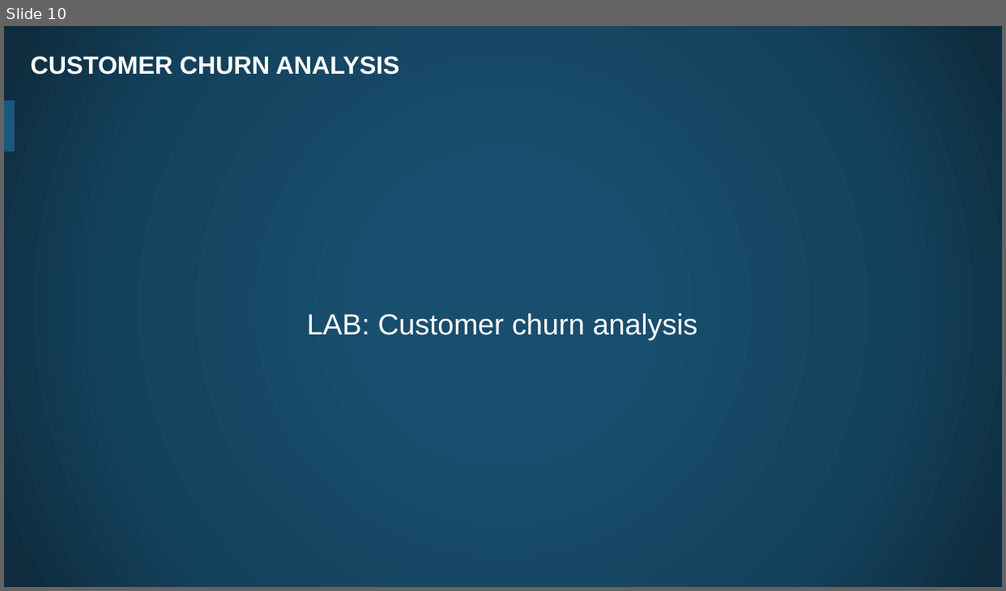
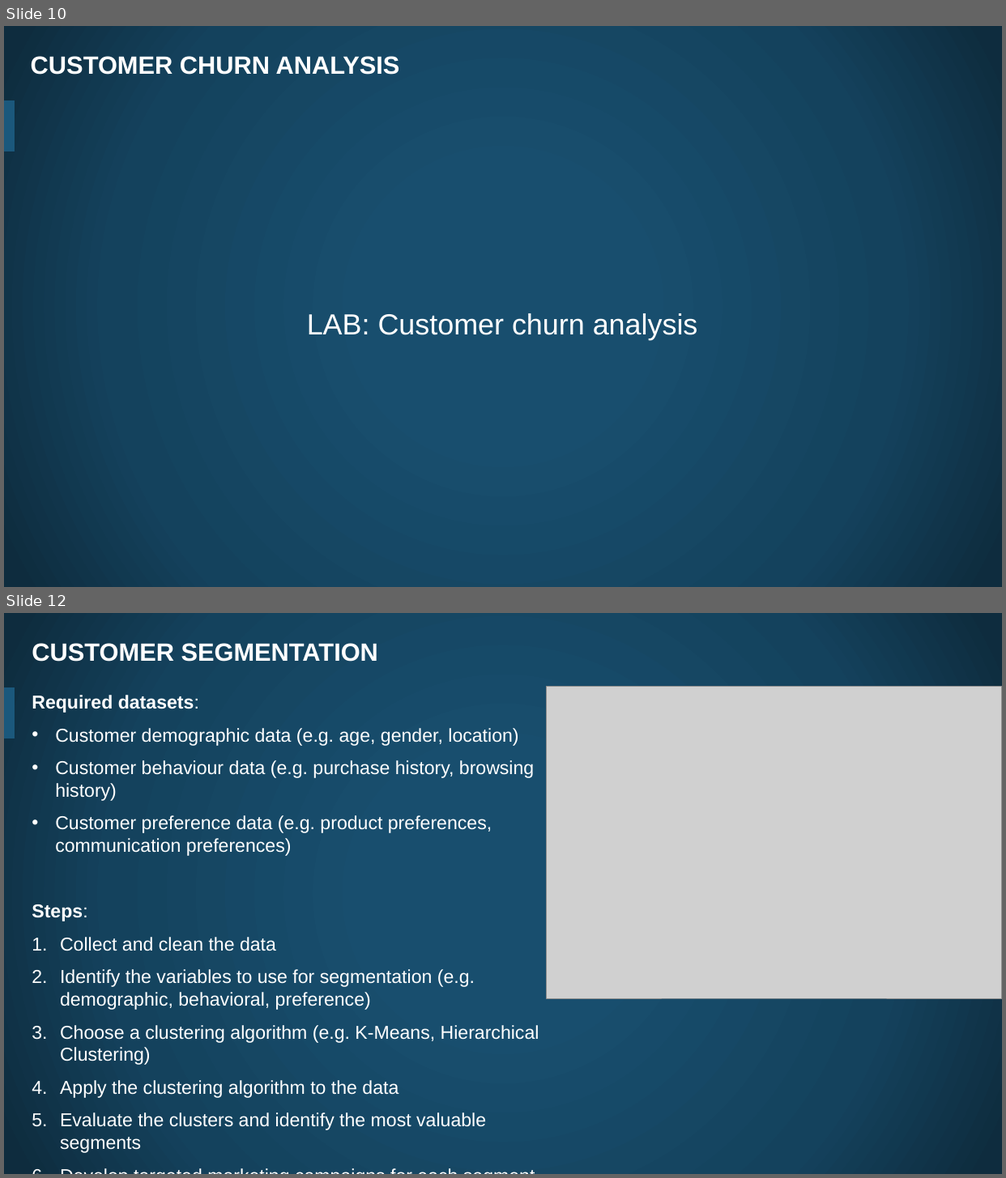
Before and after one commit to thehn/data-analytics-with-spark, a slide deck: slides/06. Spark Machine Learning - Labs Practice.pptx. Shown one above the other, each under a label of ours: slide 10 before the commit, slides 10 and 12 after it; the slides between them are not shown. The pictures are 1006x591 and 1006x1178 pixels, drawn with LibreOffice and Linux fonts; fonts in the diff are those of the drawing; grey boxes stand for pictures; background and template pictures are left out. Boxes give left, top, right and bottom in pixels: in the first picture for what was removed or moved away, otherwise in the second. Text is boxed around its words. In the diff, an @@ line names an element or a change of style, - is before the commit and + after.

```diff
--- a/slides/06. Spark Machine Learning - Labs Practice.pptx
+++ b/slides/06. Spark Machine Learning - Labs Practice.pptx
@@ slide 12 added at (4,613,1002,1174), background picture (left out); not listed: 1 template element that a slide beside it also shows @@
@@ title added at (32,643,378,662), 24 pt, text #FFFFFF, bold @@
+CUSTOMER SEGMENTATION
@@ text added at (32,695,539,1153), 18 pt, text #FFFFFF @@
+Required datasets:
+• Customer demographic data (e.g. age, gender, location)
+• Customer behaviour data (e.g. purchase history, browsing history)
+• Customer preference data (e.g. product preferences, communication preferences)
+Steps:
+1. Collect and clean the data
+2. Identify the variables to use for segmentation (e.g. demographic, behavioral, preference)
+3. Choose a clustering algorithm (e.g. K-Means, Hierarchical Clustering)
+4. Apply the clustering algorithm to the data
+5. Evaluate the clusters and identify the most valuable segments
+6. Develop targeted marketing campaigns for each segment
@@ picture added at (547,687,1002,999) @@
```
Also in this commit, not shown: 1 slide changed, 9 other slides added, 21 other files.
